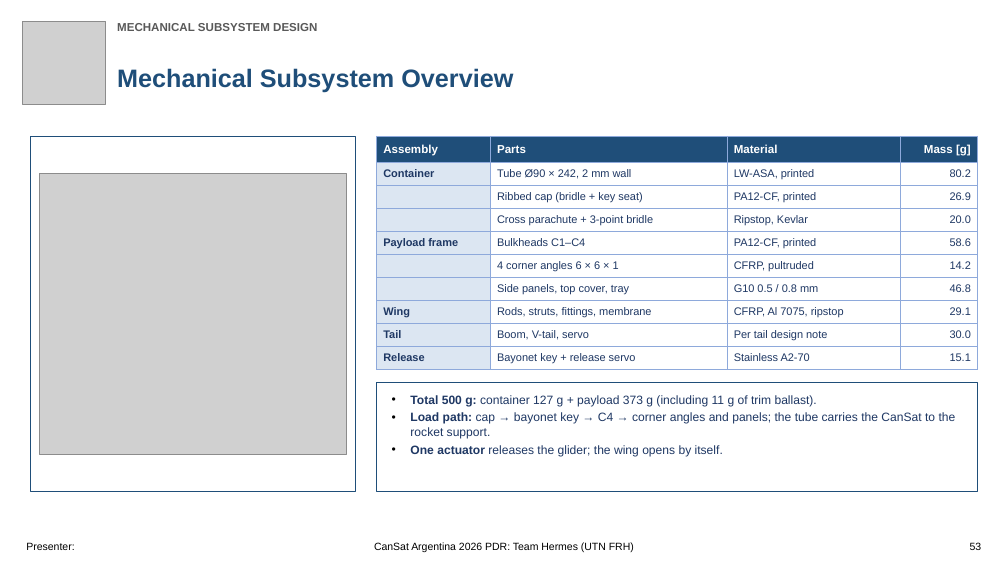
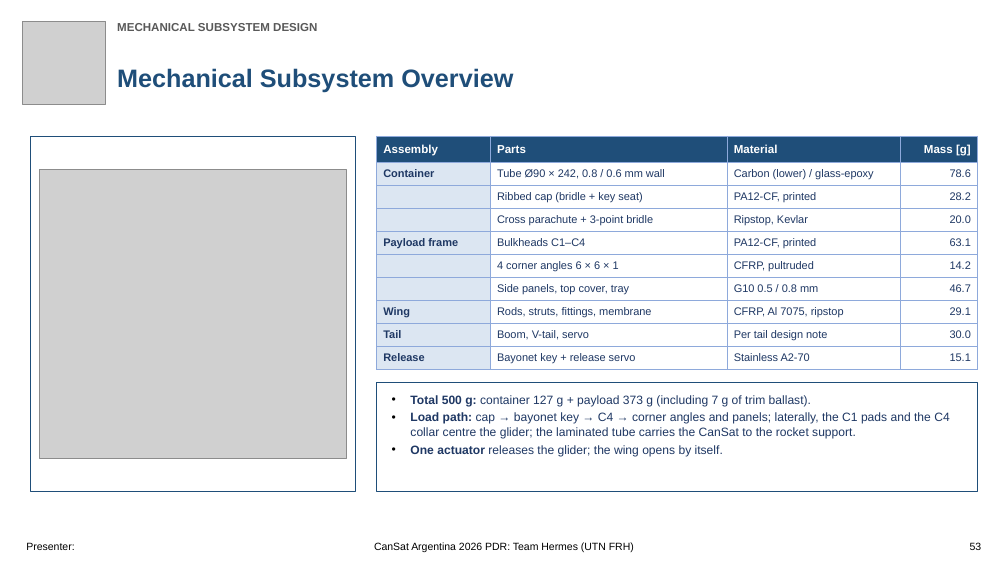
Before and after one commit to Caetano18/proyecto, a slide deck: slide 53 of cansat_pdr/laminas_plantilla/CanSat_PDR_Hermes_mecanica.pptx. Drawn at 1008x567 pixels with LibreOffice and Linux fonts; fonts in the diff are those of the drawing; grey boxes stand for pictures; background and template pictures are left out. Boxes give left, top, right and bottom in pixels: in the first picture for what was removed or moved away, otherwise in the second. Text is boxed around its words. In the diff, an @@ line names an element or a change of style, - is before the commit and + after.

```diff
--- a/cansat_pdr/laminas_plantilla/CanSat_PDR_Hermes_mecanica.pptx
+++ b/cansat_pdr/laminas_plantilla/CanSat_PDR_Hermes_mecanica.pptx
@@ table at (377, 136, 978, 369) @@
-row 2: Container | Tube Ø90 × 242, 2 mm wall | LW-ASA, printed | 80.2
+row 2: Container | Tube Ø90 × 242, 0.8 / 0.6 mm wall | Carbon (lower) / glass-epoxy | 78.6
-row 3, column 4: 26.9
+row 3, column 4: 28.2
-row 5, column 4: 58.6
+row 5, column 4: 63.1
-row 7, column 4: 46.8
+row 7, column 4: 46.7
@@ picture: place and size @@
-picture at (39, 173, 346, 454)
+picture at (39, 169, 346, 459)
@@ text in rectangle at (410, 395, 949, 438): text changed @@
-• Total 500 g: container 127 g + payload 373 g (including 11 g of trim ballast).
-• Load path: cap → bayonet key → C4 → corner angles and panels; the tube carries the CanSat to the rocket support.
+• Total 500 g: container 127 g + payload 373 g (including 7 g of trim ballast).
+• Load path: cap → bayonet key → C4 → corner angles and panels; laterally, the C1 pads and the C4 collar centre the glider; the laminated tube carries the CanSat to the rocket support.
```
Also in this commit, not shown: 16 other slides changed, 48 other files.
